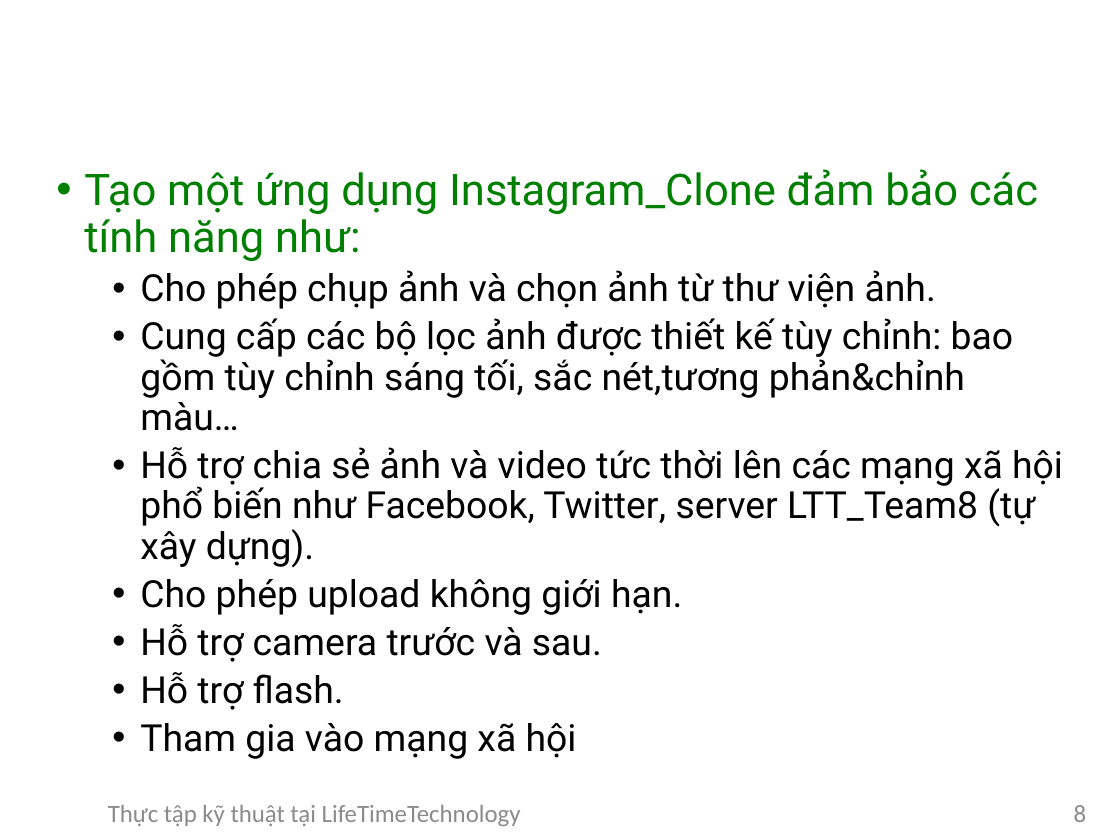
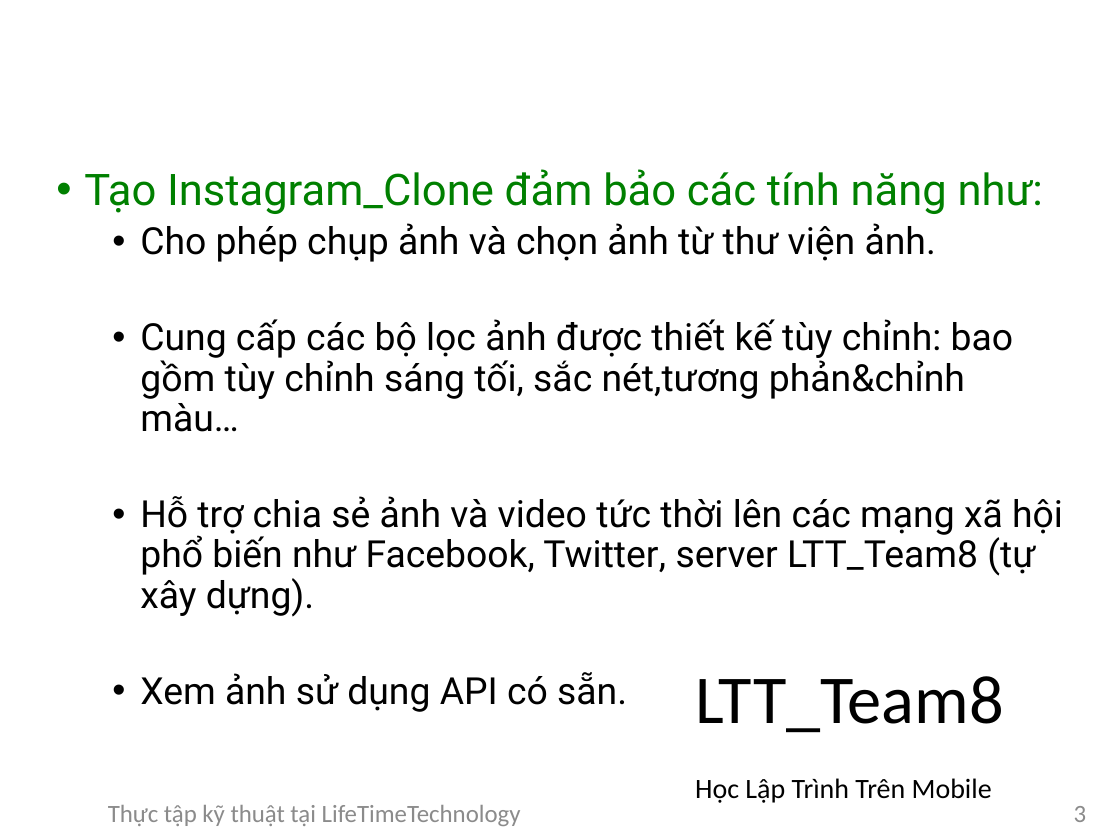
Before and after one commit to DaoVanDuong/baocaoThucTap, a slide deck: slide 3 of baocaoThucTap.pptx (slide 8 before the commit). Drawn at 1120x840 pixels with LibreOffice and Linux fonts; fonts in the diff are those of the drawing; background and template pictures are left out. Boxes give left, top, right and bottom in pixels: in the first picture for what was removed or moved away, otherwise in the second. Text is boxed around its words. In the diff, an @@ line names an element or a change of style, - is before the commit and + after.

```diff
--- a/baocaoThucTap.pptx
+++ b/baocaoThucTap.pptx
@@ text at <box>84,169,1043,214</box>: text changed @@
-• Tạo một ứng dụng Instagram_Clone đảm bảo các tính năng như:
+• Tạo Instagram_Clone đảm bảo các tính năng như:
@@ text at <box>140,672,627,712</box>: text changed @@
-  • Cho phép upload không giới hạn.
-  • Hỗ trợ camera trước và sau.
-  • Hỗ trợ flash.
-  • Tham gia vào mạng xã hội
+  • Xem ảnh sử dụng API có sẵn.
@@ text added at <box>695,676,1004,803</box>, 18 pt, text #000000 @@
+LTT_Team8
+Học Lập Trình Trên Mobile
@@ page number at <box>1074,806,1087,822</box>: text changed @@
-8
+3
```
Also in this commit, not shown: 5 other slides changed, 1 slide added, 4 slides removed.
